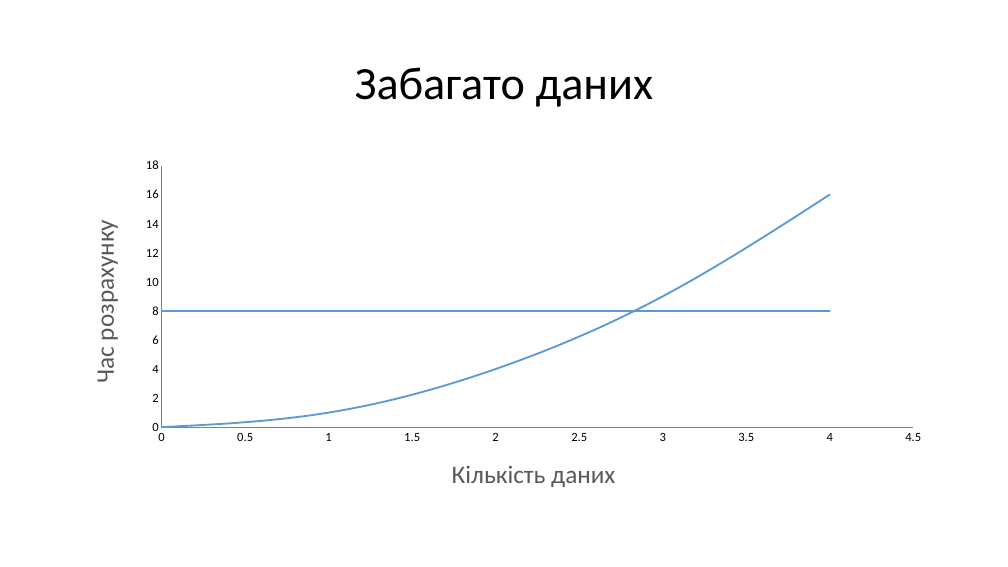
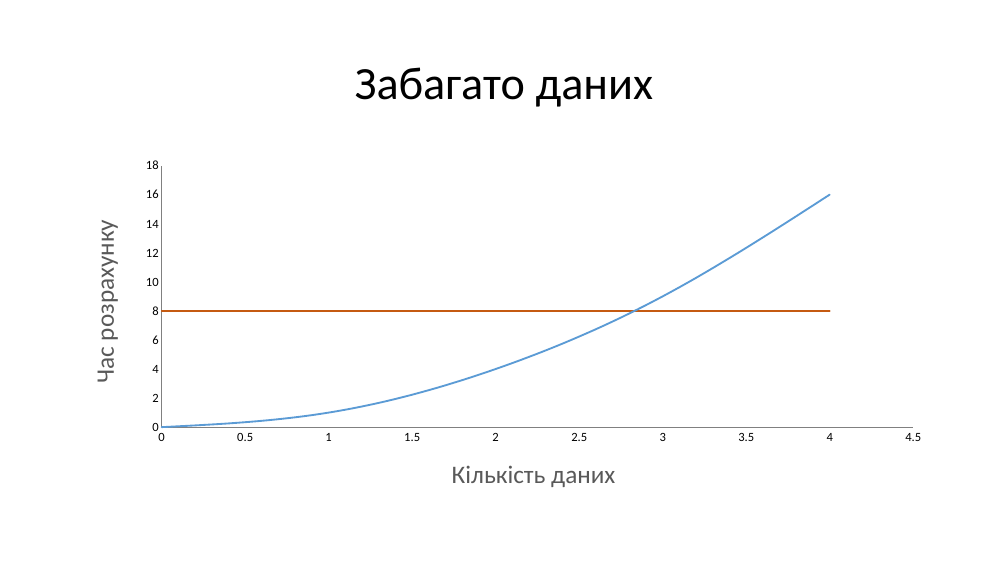
Before and after one commit to RasAlhague/MDRV-Diploma, a slide deck: slide 8 of Presentation.pptx. Drawn at 1008x567 pixels with LibreOffice and Linux fonts; fonts in the diff are those of the drawing. Boxes give left, top, right and bottom in pixels: in the first picture for what was removed or moved away, otherwise in the second. Text is boxed around its words. In the diff, an @@ line names an element or a change of style, - is before the commit and + after.

```diff
--- a/Presentation.pptx
+++ b/Presentation.pptx
@@ scatter smooth chart at <box>70,151,939,511</box> @@
@@ colour of Series 2 #5B9BD5 to #C55A11 @@
```
Also in this commit, not shown: 1 other slide changed, 4 other files.
